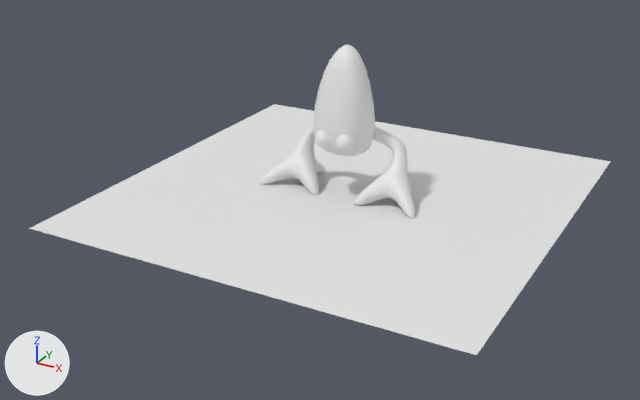
The Blender file Blender/Troonk2.blend, before and after one commit.
Camera for both pictures: a camera (50 mm lens) standing at (8.4, -16.46, 7.9) and looking at (-0.17, -0.87, 0.1). Arrows for +X, +Y and +Z are at lower left; the lights stay in place.
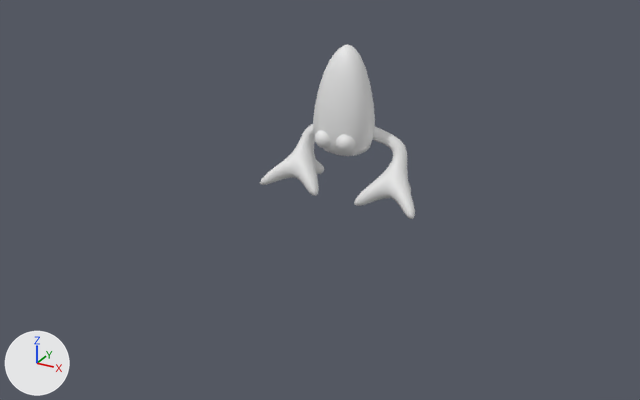
ob_origin is not drawn itself; it is used by a modifier of ob_sphere.

The newer file is also turned or shifted as a whole; pictures and numbers use the older file's frame.

Changed parts and their boxes [x1, y1, x2, y2] in the pictures (640 x 400 px):
'Plane', deleted
    before: [29, 104, 611, 355]
'Sphere', deleted, hidden
    before: [315, 130, 355, 152]
'eyes', added
    after: [315, 130, 355, 152]

The change, as a list of edits to the scene's bpy script:
```text
Add me_sphere_1:
    me_sphere_1.from_pydata(...)  # a UV sphere (32 segments, 16 rings, poles along y) spanning x -0.211..0.211, y -0.211..0.211, z -0.211..0.211; a UV sphere (32 segments, 16 rings, poles along y) spanning x 0.309..0.731, y -0.211..0.211, z -0.211..0.211
    me_sphere_1.polygons.foreach_set('use_smooth', [True] * 1024)
Remove ob_plane:
    ob_plane = bpy.data.objects.new('Plane', me_plane)
    ob_plane.location = (0.0, 0.0, 0.0)
    ob_plane.scale = (4.84, 4.84, 4.84)
Remove ob_sphere:
    ob_sphere = bpy.data.objects.new('Sphere', me_sphere)
    ob_sphere.location = (-0.26, -0.51, 1.4)
    ob_sphere.rotation_euler = (1.571, 0.0, 0.0)  # degrees (90, 0, 0)
    ob_sphere.scale = (0.211, 0.211, 0.211)
    _m = ob_sphere.modifiers.new('Mirror', 'MIRROR')
    _m.mirror_object = ob_origin
Change ob_origin:
    add ob_origin.hide_set(True)
Add ob_eyes:
    ob_eyes = bpy.data.objects.new('eyes', me_sphere_1)
    ob_eyes.location = (-0.26, -0.51, 1.4)
```
